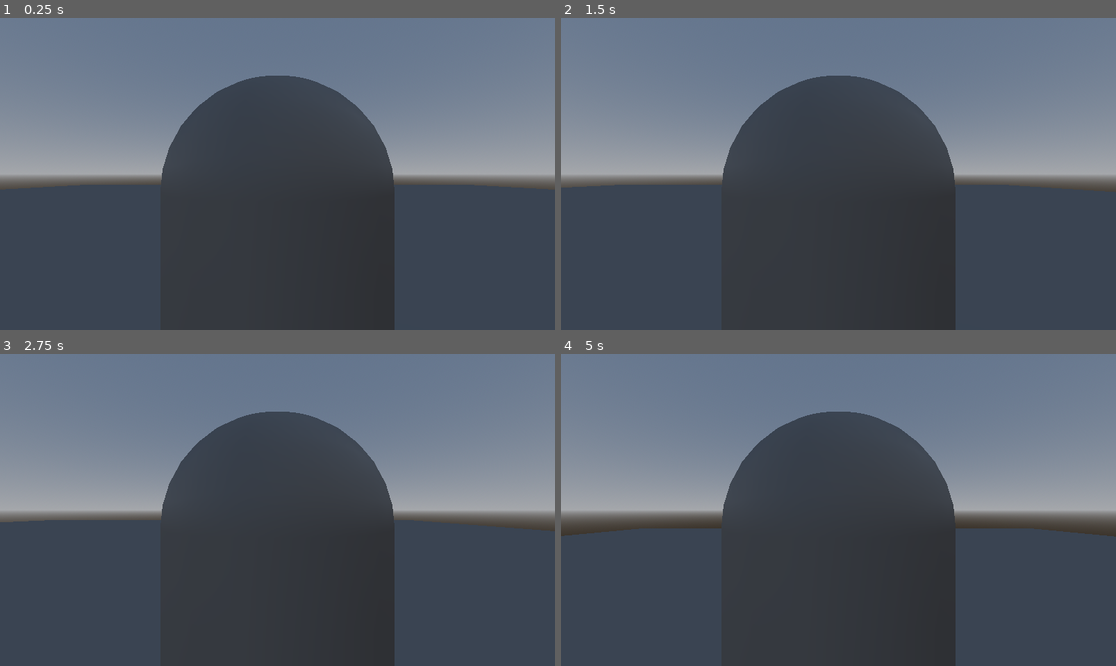
Above: before the commit, frames 1-4 (two rows, left to right).
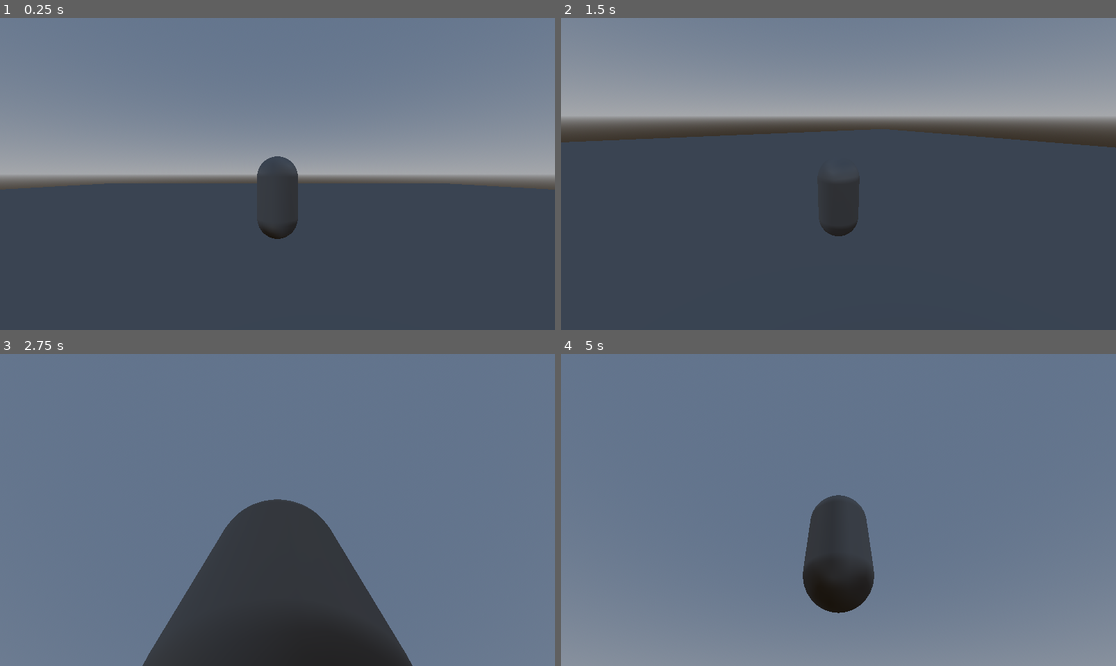
Above: after the commit, the same moments.

Repository: benjsho/MoreHackNC
Game: Godot game, scene res://materials/world.tscn
The game is run twice, just before and just after one commit, with the same random seed, the same clock (stepped at 60 frames per second) and the same inputs. The project has no main scene, so this scene is started directly.
Inputs (mouse positions are in pixels of both pictures, inside the frame that each line leads up to):
- Up to frame 1 (0.25 s): no input
- Up to frame 2 (1.5 s): tap Enter (ui_accept) at 0.5, 0.77 s; move the mouse to (960, 158) at 0.52 s; hold Right (ui_right) 0.53-1.28 s; move the mouse to (727, 189) at 1.27 s; hold Down (ui_down) from 1.28 s (still down)
- Up to frame 3 (2.75 s): tap Enter (ui_accept) at 1.52 s; move the mouse to (333, 441) at 2.02 s; release Down (ui_down) at 2.03 s; hold Right (ui_right) from 2.03 s (still down)
- Up to frame 4 (5 s): move the mouse to (810, 572) at 2.77 s; release Right (ui_right) at 2.78 s; hold Up (ui_up) 2.78-3.53 s; tap Enter (ui_accept) at 3.02, 3.77, 4.52 s; move the mouse to (1005, 556) at 3.52 s; hold Left (ui_left) from 3.53 s (still down); move the mouse to (672, 463) at 4.27 s

The runs differ from the first frame. In frame 1, 16% of the frame differs, in the area x 16-84%, y 18-100%; in frame 2, 32%; in frame 3, 56%; in frame 4, 69%, in the area x 0-100%, y 18-100%.

Commit message:
THE PLAYER IS MOVING
Jesse the player is moving

Diff:
--- a/player.gd
+++ b/player.gd
@@ -4,6 +4,20 @@
 const SPEED = 5.0
 const JUMP_VELOCITY = 4.5
 
+@onready var pivot: Node3D = $Pivot
+
+@export_category("Sensitivity")
+@export var xSens: float = 0.5
+@export var ySens: float = 0.5
+
+
+func _ready() -> void:
+	Input.mouse_mode = Input.MOUSE_MODE_CAPTURED
+
+func _input(event: InputEvent) -> void:
+	if event is InputEventMouseMotion:
+		rotate_y(deg_to_rad(clamp(-event.relative.x * xSens, -30, 90)))
+		pivot.rotate_x(clamp((deg_to_rad(-event.relative.y * ySens)), -30, 90))
 
 func _physics_process(delta: float) -> void:
 	# Add the gravity.
--- a/project.godot
+++ b/project.godot
@@ -17,3 +17,26 @@
 [dotnet]
 
 project/assembly_name="New Game Project"
+
+[input]
+
+forward={
+"deadzone": 0.5,
+"events": [Object(InputEventKey,"resource_local_to_scene":false,"resource_name":"","device":-1,"window_id":0,"alt_pressed":false,"shift_pressed":false,"ctrl_pressed":false,"meta_pressed":false,"pressed":false,"keycode":0,"physical_keycode":87,"key_label":0,"unicode":119,"location":0,"echo":false,"script":null)
+]
+}
+backward={
+"deadzone": 0.5,
+"events": [Object(InputEventKey,"resource_local_to_scene":false,"resource_name":"","device":-1,"window_id":0,"alt_pressed":false,"shift_pressed":false,"ctrl_pressed":false,"meta_pressed":false,"pressed":false,"keycode":0,"physical_keycode":83,"key_label":0,"unicode":115,"location":0,"echo":false,"script":null)
+]
+}
+left={
+"deadzone": 0.5,
+"events": [Object(InputEventKey,"resource_local_to_scene":false,"resource_name":"","device":-1,"window_id":0,"alt_pressed":false,"shift_pressed":false,"ctrl_pressed":false,"meta_pressed":false,"pressed":false,"keycode":0,"physical_keycode":65,"key_label":0,"unicode":97,"location":0,"echo":false,"script":null)
+]
+}
+right={
+"deadzone": 0.5,
+"events": [Object(InputEventKey,"resource_local_to_scene":false,"resource_name":"","device":-1,"window_id":0,"alt_pressed":false,"shift_pressed":false,"ctrl_pressed":false,"meta_pressed":false,"pressed":false,"keycode":0,"physical_keycode":68,"key_label":0,"unicode":100,"location":0,"echo":false,"script":null)
+]
+}
--- a/scenes/player.tscn
+++ b/scenes/player.tscn
@@ -15,7 +15,10 @@
 [node name="MeshInstance3D" type="MeshInstance3D" parent="."]
 mesh = SubResource("CapsuleMesh_w0k4t")
 
-[node name="SpringArm3D" type="SpringArm3D" parent="."]
+[node name="Pivot" type="Node3D" parent="."]
+
+[node name="SpringArm3D" type="SpringArm3D" parent="Pivot"]
 transform = Transform3D(1, 0, 0, 0, 1, 0, 0, 0, 1, 0, 0.569497, 0)
+spring_length = 5.0
 
-[node name="Camera3D" type="Camera3D" parent="SpringArm3D"]
+[node name="Camera3D" type="Camera3D" parent="Pivot/SpringArm3D"]
